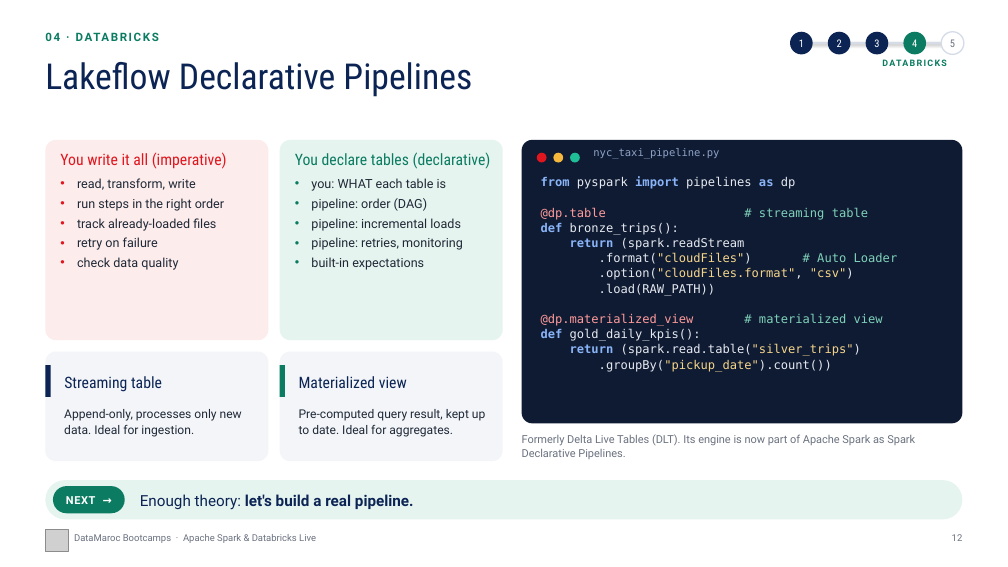
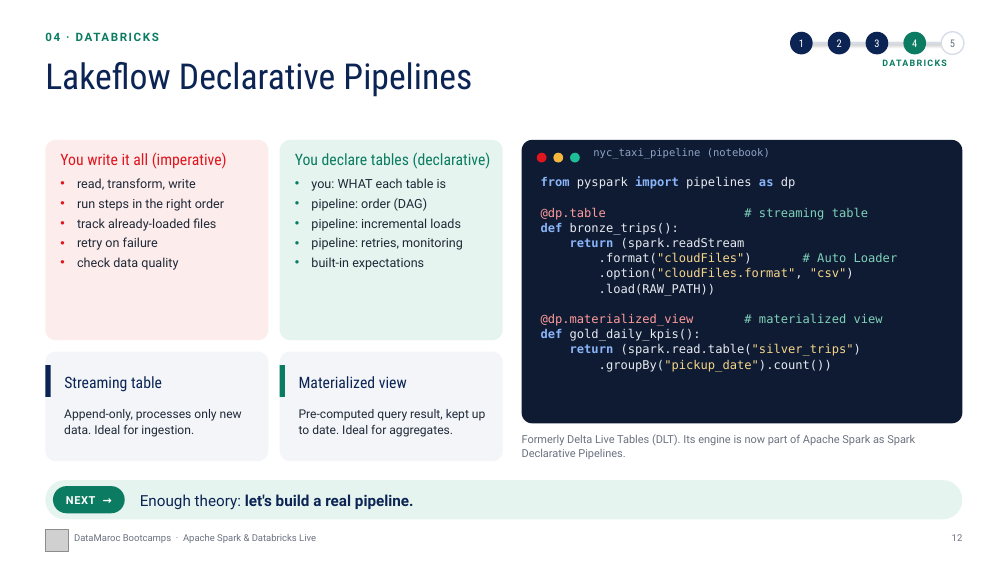
Before and after one commit to marouaneghoulami-x/spark-databricks-live, a slide deck: slide 12 of slides/Spark_and_Databricks_Live.pptx. Drawn at 1008x567 pixels with LibreOffice and Linux fonts; fonts in the diff are those of the drawing; grey boxes stand for pictures; background and template pictures are left out. Boxes give left, top, right and bottom in pixels: in the first picture for what was removed or moved away, otherwise in the second. Text is boxed around its words. In the diff, an @@ line names an element or a change of style, - is before the commit and + after.

```diff
--- a/slides/Spark_and_Databricks_Live.pptx
+++ b/slides/Spark_and_Databricks_Live.pptx
@@ text at (x1=593, y1=148, x2=770, y2=158): text changed @@
-nyc_taxi_pipeline.py
+nyc_taxi_pipeline (notebook)
```
Also in this commit, not shown: 1 other slide changed, 3 other files.
